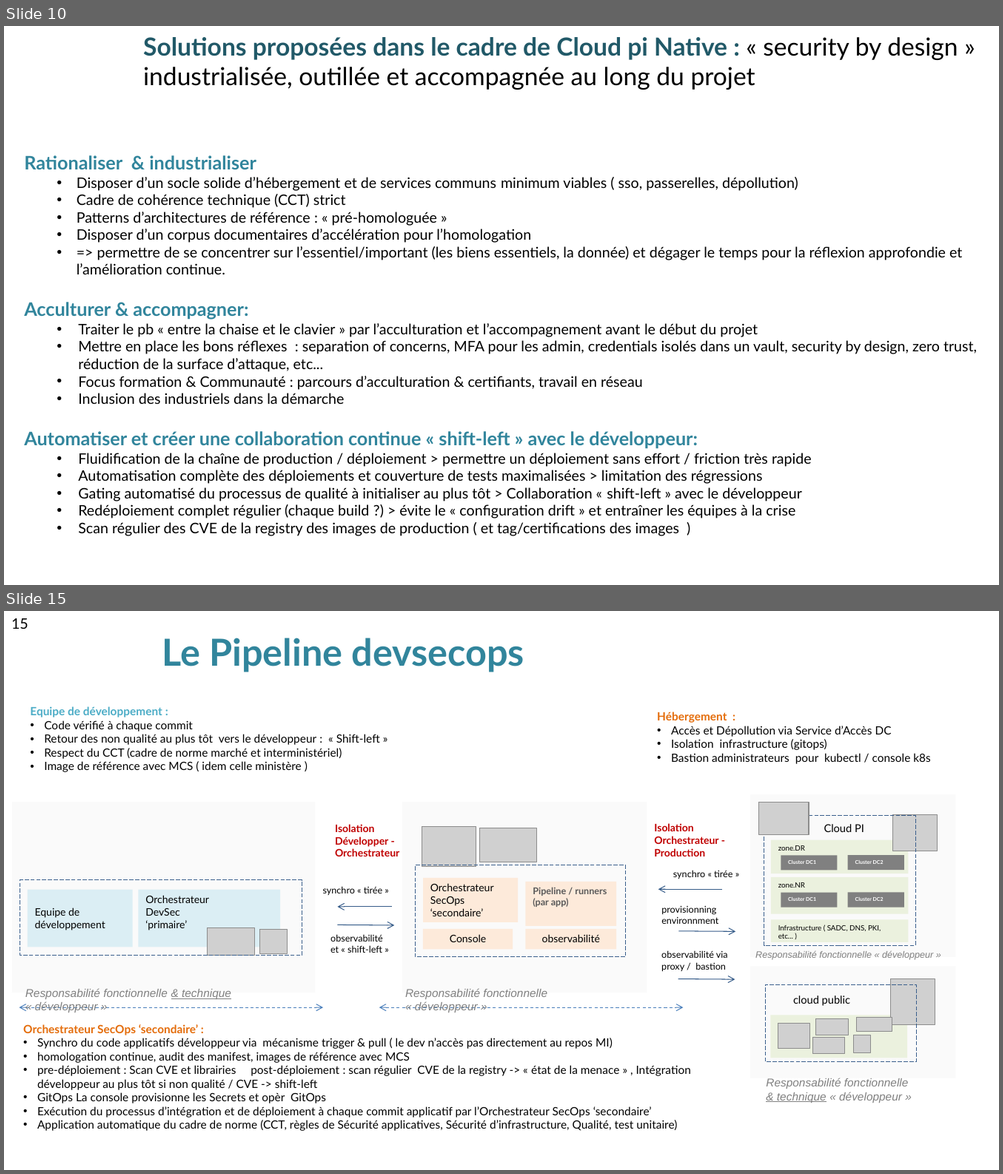
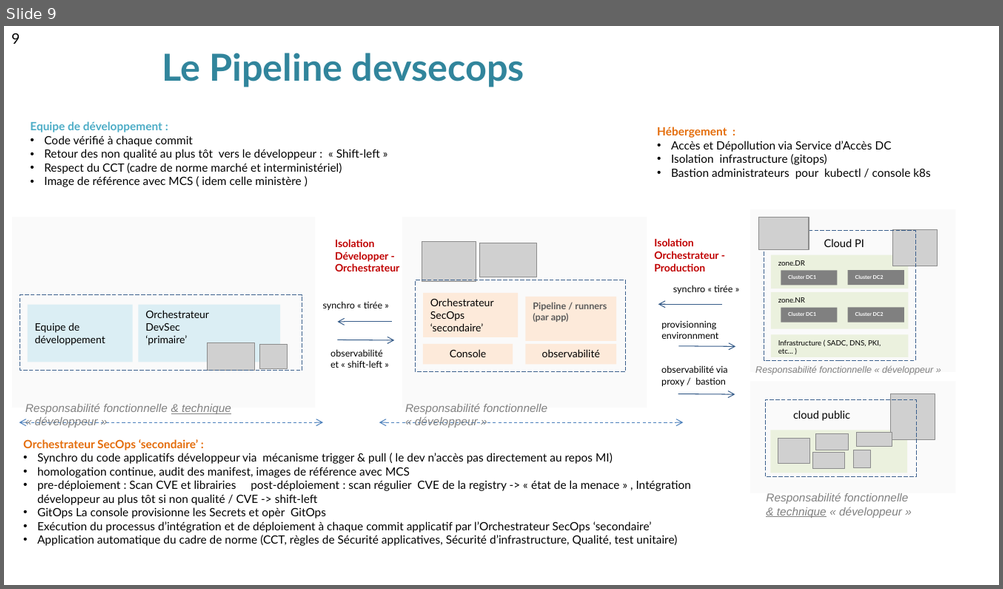
Before and after one commit to cloud-pi-native/certification, a slide deck: Depot de support collaboratif/Cloud pi native - La qualité en continue.pptx. Shown one above the other, each under a label of ours: slides 10 and 15 before the commit, slide 9 after it; the slides between them are not shown. The pictures are 1003x1174 and 1003x589 pixels, drawn with LibreOffice and Linux fonts; fonts in the diff are those of the drawing; grey boxes stand for pictures; background and template pictures are left out. Boxes give left, top, right and bottom in pixels: in the first picture for what was removed or moved away, otherwise in the second. Text is boxed around its words. In the diff, an @@ line names an element or a change of style, - is before the commit and + after.

```diff
--- a/Depot de support collaboratif/Cloud pi native - La qualité en continue.pptx
+++ b/Depot de support collaboratif/Cloud pi native - La qualité en continue.pptx
@@ slide 10 removed at (4,26,999,585), background #FFFFFF @@
@@ text removed at (143,37,957,90) @@
-Solutions proposées dans le cadre de Cloud pi Native : « security by design » industrialisée, outillée et accompagnée au long du projet
@@ text removed at (24,156,976,537) @@
-Rationaliser & industrialiser
-  • Disposer d’un socle solide d’hébergement et de services communs minimum viables ( sso, passerelles, dépollution)
-  • Cadre de cohérence technique (CCT) strict
-  • Patterns d’architectures de référence : « pré-homologuée »
-  • Disposer d’un corpus documentaires d’accélération pour l’homologation
-  • => permettre de se concentrer sur l’essentiel/important (les biens essentiels, la donnée) et dégager le temps pour la réflexion approfondie et l’amélioration continue.
-Acculturer & accompagner:
-  • Traiter le pb « entre la chaise et le clavier » par l’acculturation et l’accompagnement avant le début du projet
-  • Mettre en place les bons réflexes : separation of concerns, MFA pour les admin, credentials isolés dans un vault, security by design, zero trust, réduction de la surface d’attaque, etc...
-  • Focus formation & Communauté : parcours d’acculturation & certifiants, travail en réseau
-  • Inclusion des industriels dans la démarche
-Automatiser et créer une collaboration continue « shift-left » avec le développeur:
-  • Fluidification de la chaîne de production / déploiement > permettre un déploiement sans effort / friction très rapide
-  • Automatisation complète des déploiements et couverture de tests maximalisées > limitation des régressions
-  • Gating automatisé du processus de qualité à initialiser au plus tôt > Collaboration « shift-left » avec le développeur
-  • Redéploiement complet régulier (chaque build ?) > évite le « configuration drift » et entraîner les équipes à la crise
-  • Scan régulier des CVE de la registry des images de production ( et tag/certifications des images )
@@ what was slide 15 is now slide 9 @@
@@ page number at (11,33,20,44): text changed @@
-15
+9
```
Also in this commit, not shown: 5 slides added, 16 other slides removed, 2 other files.
